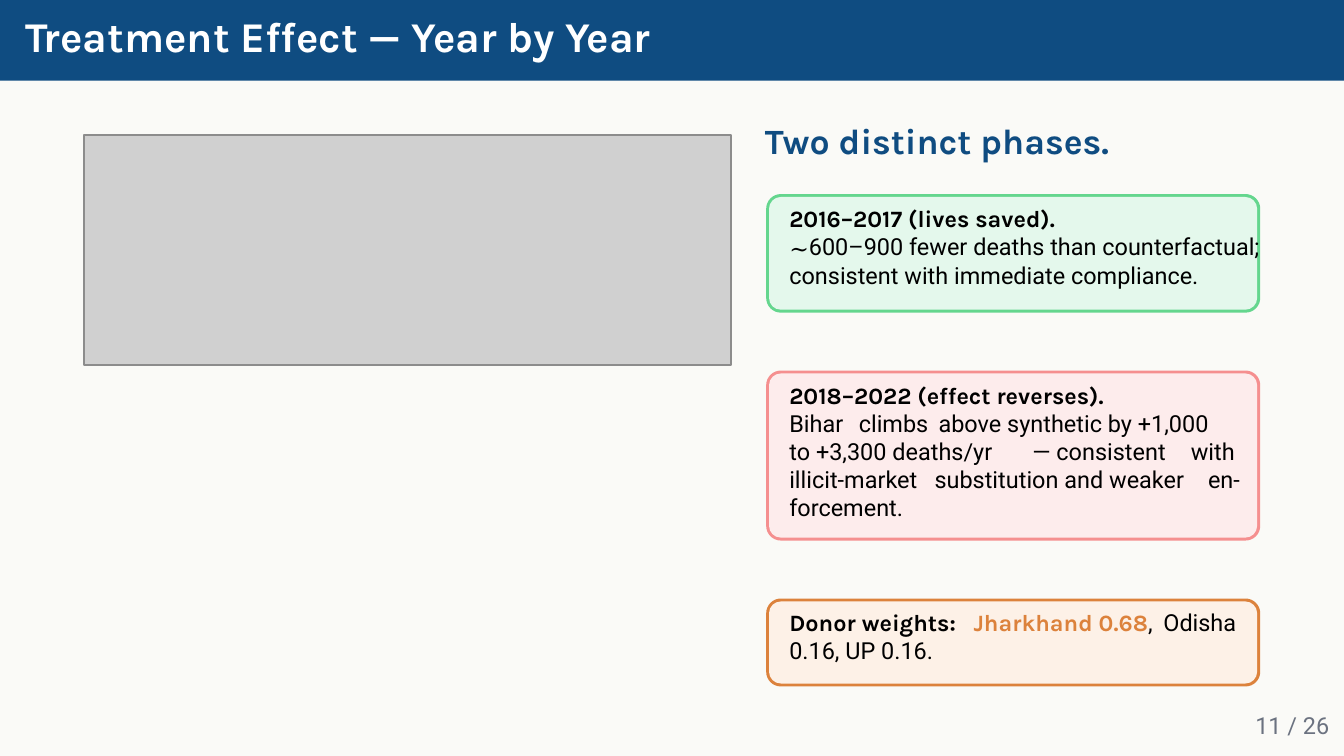
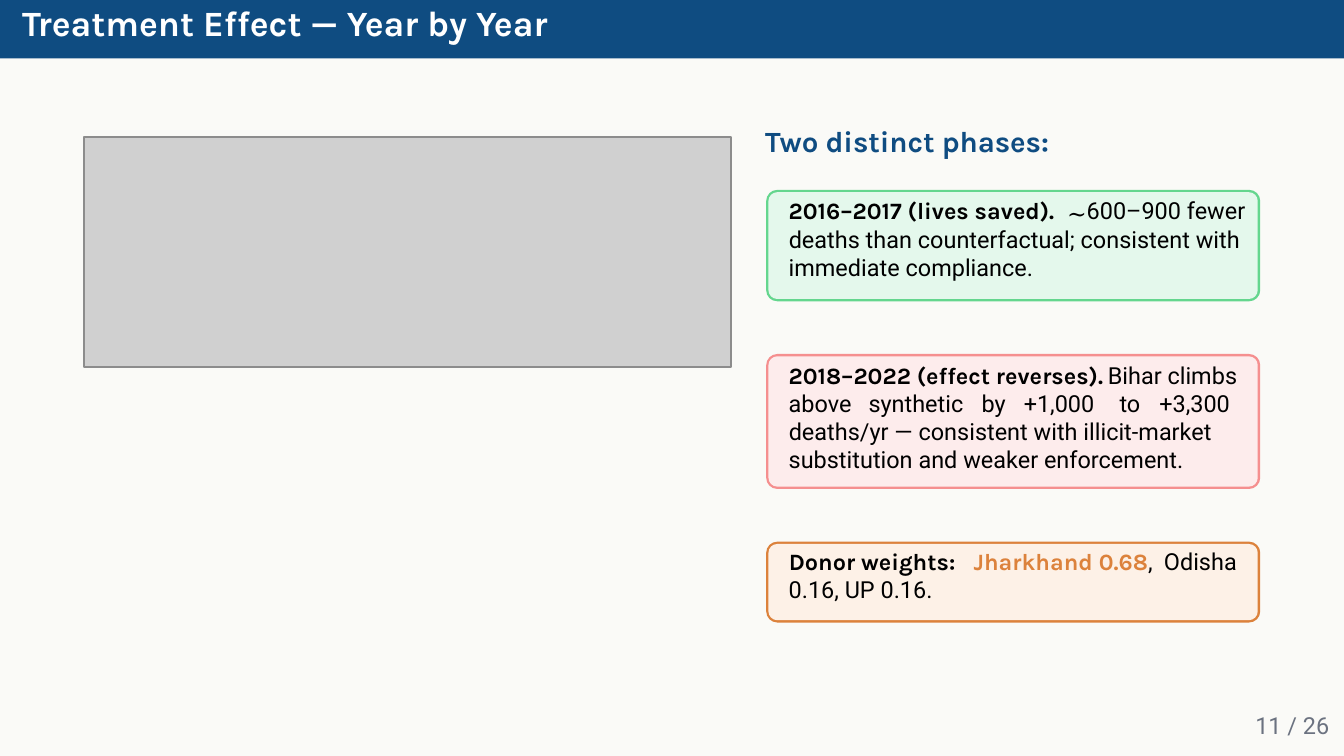
Before and after one commit to amsorrytola/scm-policy-india-, a slide deck: slide 11 of presentation/slides.pptx. Drawn at 1344x756 pixels with LibreOffice and Linux fonts; fonts in the diff are those of the drawing; grey boxes stand for pictures. Boxes give left, top, right and bottom in pixels: in the first picture for what was removed or moved away, otherwise in the second. Text is boxed around its words. In the diff, an @@ line names an element or a change of style, - is before the commit and + after.

```diff
--- a/presentation/slides.pptx
+++ b/presentation/slides.pptx
@@ freeform shape: place and size @@
-freeform shape at (0,0,1344,81)
+freeform shape at (0,0,1344,58)
@@ text "Treatment Effect — Year by ...": place and size @@
-text "Treatment Effect — Year by ..." at (25,22,650,63)
+text "Treatment Effect — Year by ..." at (22,11,547,45)
@@ text "Treatment Effect — Year by ..." at (22,11,547,45): size 14.3 to 12 pt @@
@@ text at (765,131,1049,159): text changed; size 12 to 9.9 pt @@
-Two distinct phases.
+Two distinct phases:
@@ freeform shape: place and size @@
-freeform shape at (766,194,1261,314)
+freeform shape at (766,190,1261,301)
@@ freeform shape: place and size @@
-freeform shape at (768,196,1257,309)
+freeform shape at (768,192,1257,299)
@@ text "2016–2017 (lives saved).": place and size @@
-text "2016–2017 (lives saved)." at (789,209,1055,230)
+text "2016–2017 (lives saved)." at (789,201,1055,222)
@@ text "∼": place and size @@
-text "∼" at (789,235,813,267)
+text "∼" at (1067,198,1090,230)
@@ text added at (1087,201,1245,220), 7.9 pt, text #000000 @@
+600–900 fewer
@@ text at (789,230,1240,251): text changed @@
-600–900 fewer deaths than counterfactual;
+deaths than counterfactual; consistent with
@@ text at (789,258,1033,281): text changed @@
-consistent with immediate compliance.
+immediate compliance.
@@ freeform shape: place and size @@
-freeform shape at (766,371,1261,542)
+freeform shape at (766,354,1261,489)
@@ freeform shape: place and size @@
-freeform shape at (768,373,1257,538)
+freeform shape at (768,356,1257,486)
@@ text "2018–2022 (effect reverses).": place and size @@
-text "2018–2022 (effect reverses)." at (789,386,1104,407)
+text "2018–2022 (effect reverses)." at (789,366,1103,387)
@@ text at (1108,366,1238,385): text changed @@
-Bihar
+Bihar climbs
@@ text added at (789,394,852,413), 7.9 pt, text #000000 @@
+above
@@ text removed at (859,414,928,433) @@
-climbs
@@ text added at (869,394,964,417), 7.9 pt, text #000000 @@
+synthetic
@@ text added at (982,394,1006,417), 7.9 pt, text #000000 @@
+by
@@ text at (1024,395,1095,415): text changed @@
-above synthetic by +1,000
++1,000
@@ text added at (1120,396,1141,413), 7.9 pt, text #000000 @@
+to
@@ text added at (1159,395,1230,415), 7.9 pt, text #000000 @@
++3,300
@@ text removed at (789,442,992,465) @@
-to +3,300 deaths/yr
@@ text added at (789,422,1211,445), 7.9 pt, text #000000 @@
+deaths/yr — consistent with illicit-market
@@ text removed at (1056,443,1165,461) @@
-— consistent
@@ text removed at (1191,442,1235,461) @@
-with
@@ text at (789,450,1183,469): text changed @@
-substitution and weaker
+substitution and weaker enforcement.
@@ text removed at (789,470,917,489) @@
-illicit-market
@@ text removed at (1208,475,1240,489) @@
-en-
@@ text removed at (789,498,903,517) @@
-forcement.
@@ freeform shape: place and size @@
-freeform shape at (766,599,1261,687)
+freeform shape at (766,542,1261,623)
@@ freeform shape: place and size @@
-freeform shape at (768,602,1257,683)
+freeform shape at (768,544,1257,621)
@@ 4 texts: place and size @@
-4 texts at (789,613,1236,662)
+4 texts at (789,552,1237,601)
```
Also in this commit, not shown: 25 other slides changed, 2 other files.
